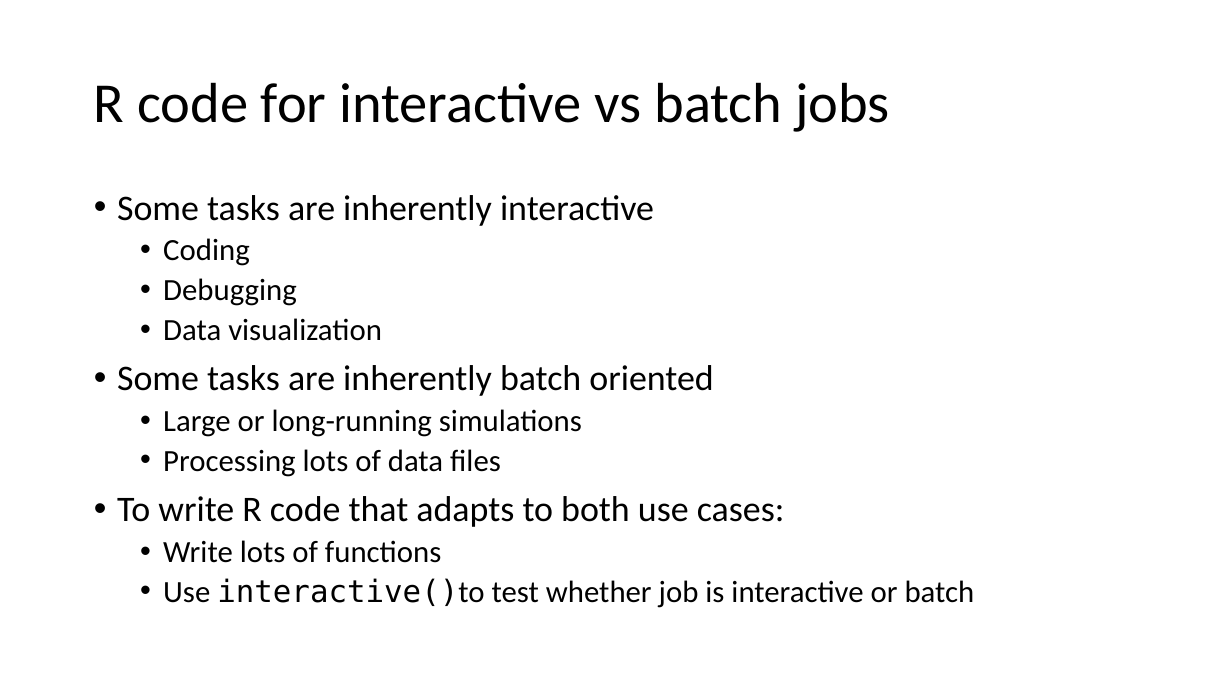
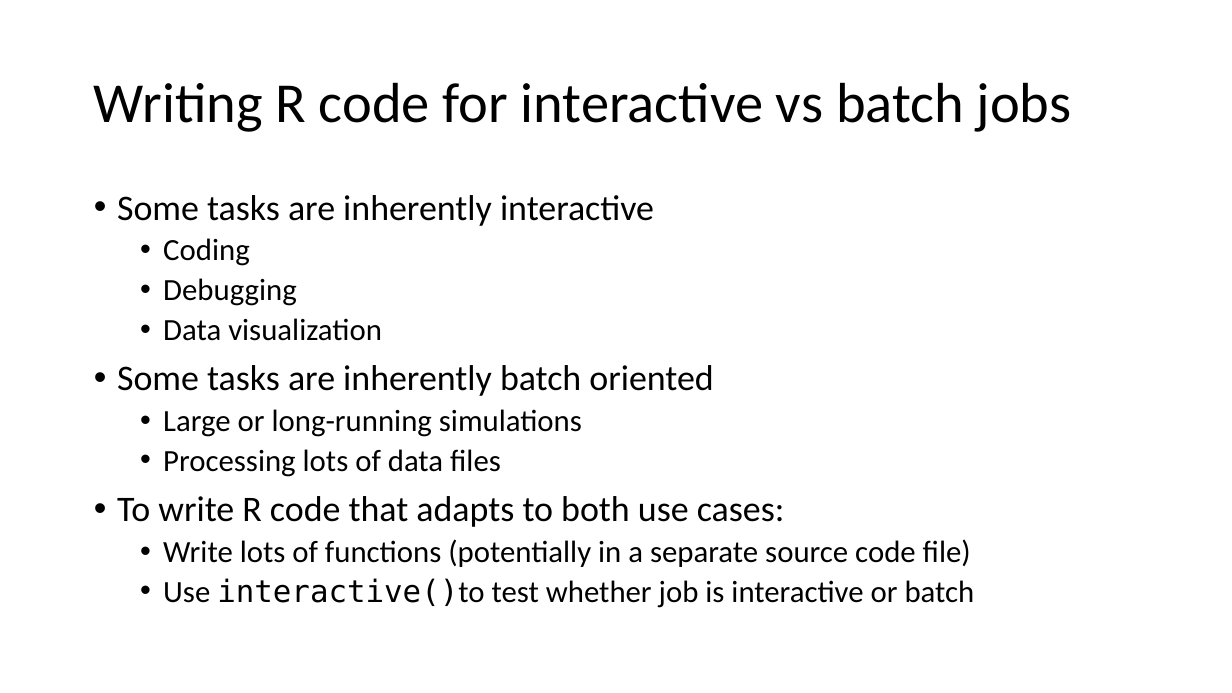
Before and after one commit to bmilash/using-r-at-chpc, a slide deck: slide 11 of Using_R_CHPC.pptx. Drawn at 1232x693 pixels with LibreOffice and Linux fonts; fonts in the diff are those of the drawing. Boxes give left, top, right and bottom in pixels: in the first picture for what was removed or moved away, otherwise in the second. Text is boxed around its words. In the diff, an @@ line names an element or a change of style, - is before the commit and + after.

```diff
--- a/Using_R_CHPC.pptx
+++ b/Using_R_CHPC.pptx
@@ title at [94,82,1072,132]: text changed @@
-R code for interactive vs batch jobs
+Writing R code for interactive vs batch jobs
@@ text at [163,539,971,567]: text changed @@
-  • Write lots of functions
+  • Write lots of functions (potentially in a separate source code file)
```
Also in this commit, not shown: 1 other slide changed, 4 other files.
